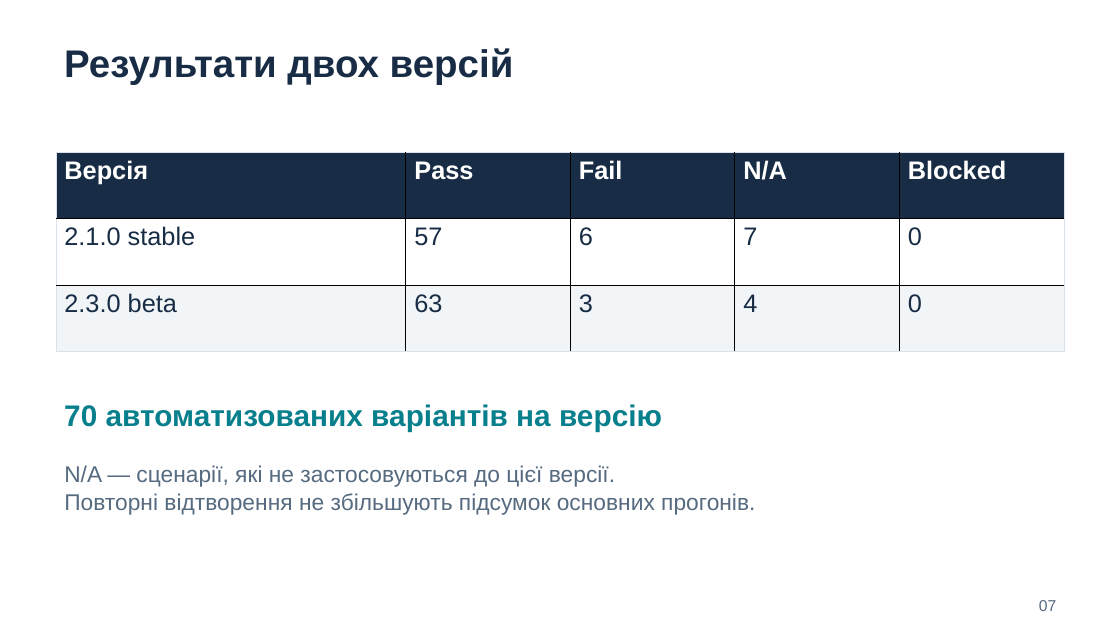
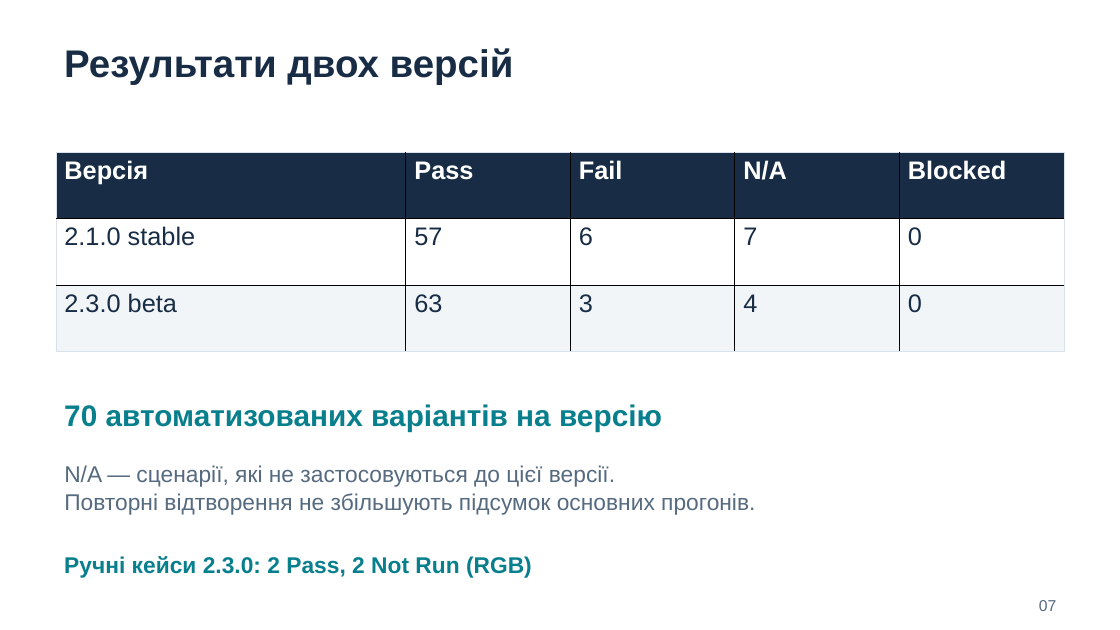
Before and after one commit to rpozniak/sentry-swm2-qa, a slide deck: slide 7 of docs/presentation/SENTRY_SWM2_QA.pptx. Drawn at 1120x630 pixels with LibreOffice and Linux fonts; fonts in the diff are those of the drawing. Boxes give left, top, right and bottom in pixels: in the first picture for what was removed or moved away, otherwise in the second. Text is boxed around its words. In the diff, an @@ line names an element or a change of style, - is before the commit and + after.

```diff
--- a/docs/presentation/SENTRY_SWM2_QA.pptx
+++ b/docs/presentation/SENTRY_SWM2_QA.pptx
@@ text added at (64,556,532,578), 19.5 pt, text #087F8C, bold @@
+Ручні кейси 2.3.0: 2 Pass, 2 Not Run (RGB)
```
Also in this commit, not shown: 2 other slides changed, 9 other files.
